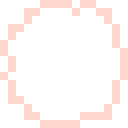
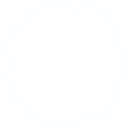
Before/after of a 128x128 layered artwork. What changed in the layer stack:
hid group "Round" (7 layers) over (16, 16, 112, 112)
hid group "Flame" (9 layers) over (8, 0, 120, 128)
hid group "Flame2" (8 layers) over (0, 0, 128, 128)
added group "Splash" with 9 layers in group "Explosion" over (0, 0, 128, 128)
added layer "Layer 9" (2nd of 2, in "Explosion" › "Splash") in group "Splash" over (0, 0, 128, 128)
